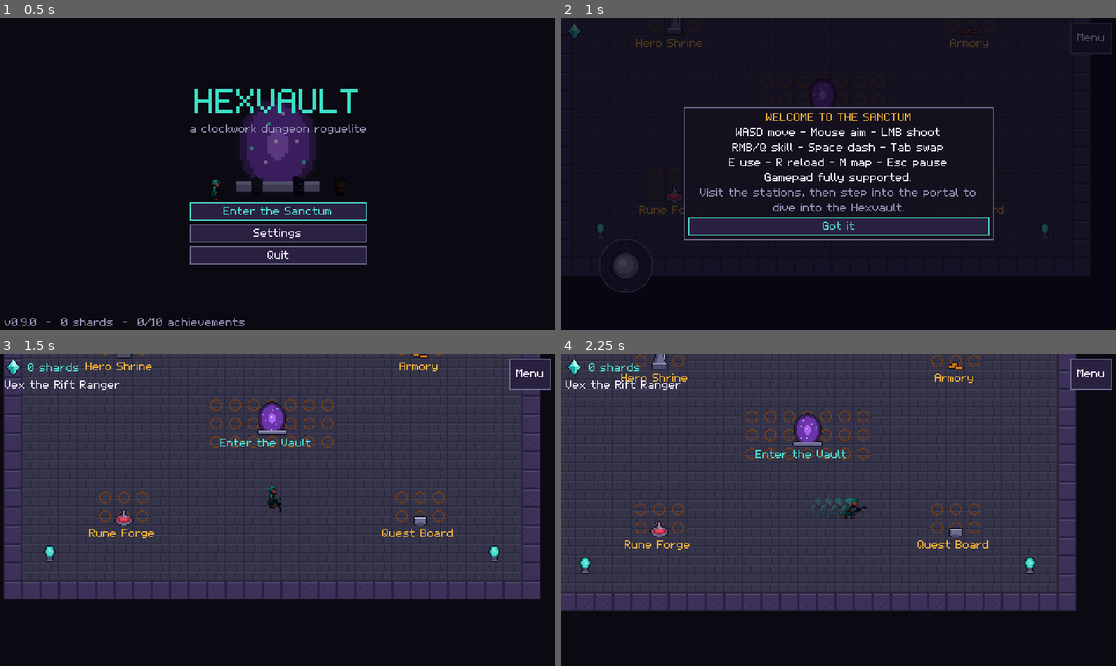
Above: before the commit, frames 1-4 (two rows, left to right).
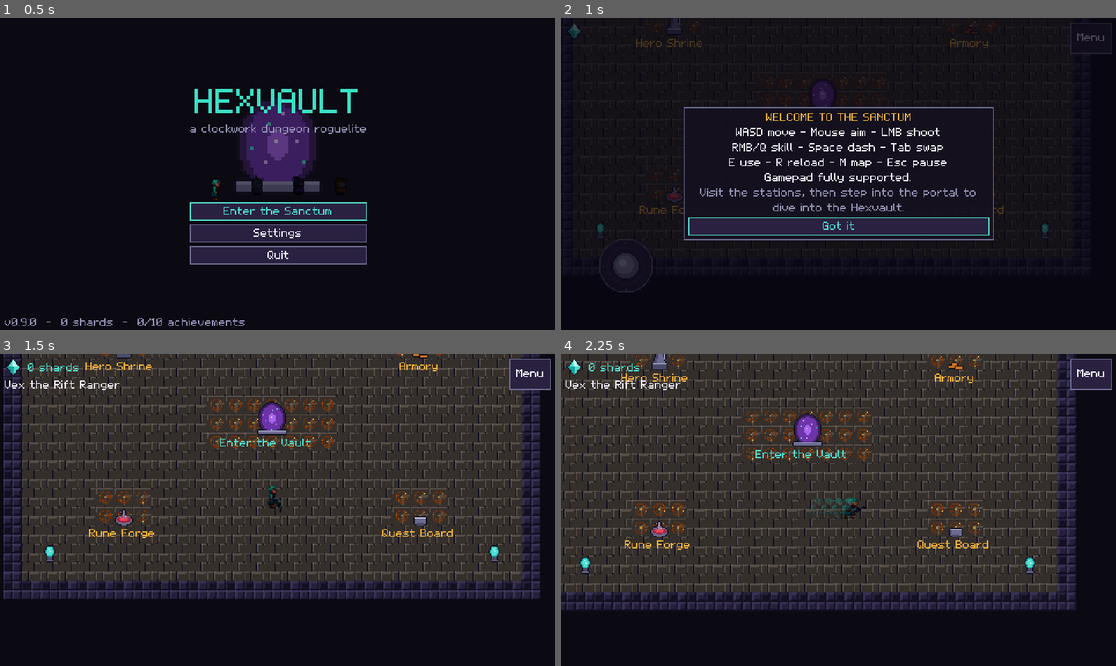
Above: after the commit, the same moments.

Repository: hieudtse160939/hexvault
Game: Godot game, scene res://scenes/main.tscn
Two runs of this game, one before a commit and one after it. Both use one fixed random seed, a clock stepped at 60 frames per second and the inputs below.
Inputs (mouse positions are in pixels of both pictures, inside the frame that each line leads up to):
- Up to frame 1 (0.5 s): no input
- Up to frame 2 (1 s): click "Enter the Sanctum" at 0.5 s
- Up to frame 3 (1.5 s): click "Got it" at 1.25 s
- Up to frame 4 (2.25 s): tap Enter (ui_accept) at 2 s; move the mouse to (960, 494) at 2.02 s; hold D (move_right) from 2.03 s (still down); tap Space (dash) at 2.1 s; click (960, 494) at 2.17 s

Frame 1 is identical in both runs. In frame 2, less than 0.1% of the frame differs, in the area x 16-79%, y 1-58%; in frame 3, 53%; in frame 4, 53%, in the area x 0-93%, y 0-83%.

Commit message:
Vertical slice: HD dungeon tileset and HD Bastion Golem
- tools/artgen/hd/tiles.py: 16 tiles at 64 px (same index contract), low
  contrast bevelled flagstones, lit brick wall faces, lamp/banner/rune tiles
- Tiles reads the atlas density from the manifest and the tile layers scale
  by 1/density, so cells stay 16 world units (collision, nav unchanged)
- tools/artgen/hd/enemies/golem.py: 128 px golem with idle/move/attack
  (glowing rune wind-up, raised fist)/hurt/death (crumbles to rubble)
- Enemies stand HD art on its feet pivot; SpriteLib.fit_icon sizes HD icons
  in the HUD and armory

Co-Authored-By: Claude Opus 5.5 <noreply@anthropic.com>
Claude-Session: https://claude.ai/code/session_01AYP4JEoju8Biw7rrLr8TEW

Diff:
--- a/scripts/autoload/sprite_lib.gd
+++ b/scripts/autoload/sprite_lib.gd
@@ -86,6 +86,28 @@
 	return pivot_world(key) - frame_size_world(key) / 2.0
 
 
+## Shows sprite `key` (first frame) on a TextureRect at its world size times
+## `scale_mul`, so HD and 16 px art appear the same size in menus and HUD.
+func fit_icon(rect: TextureRect, key: String, scale_mul: float = 1.0) -> void:
+	if key == "" or not (SpriteManifest.has_sprite(key) or SpriteManifest.has_image(key)):
+		rect.texture = null
+		return
+	rect.texture = texture(key) if SpriteManifest.has_image(key) else still(key)
+	rect.expand_mode = TextureRect.EXPAND_IGNORE_SIZE
+	rect.stretch_mode = TextureRect.STRETCH_KEEP_ASPECT_CENTERED
+	var sz: Vector2 = (frame_size_world(key) if SpriteManifest.has_sprite(key) else
+			Vector2(rect.texture.get_size()) / density(key)) * scale_mul
+	rect.custom_minimum_size = sz
+	rect.size = sz
+	if is_hd(key):
+		rect.texture_filter = CanvasItem.TEXTURE_FILTER_LINEAR
+		if rect.material == null:
+			FX.make_flashable(rect)
+	else:
+		rect.texture_filter = CanvasItem.TEXTURE_FILTER_PARENT_NODE
+		rect.material = null
+
+
 ## Frame size in world units.
 func frame_size_world(key: String) -> Vector2:
 	return Vector2(frame_size(key)) / density(key)
--- a/scripts/entities/enemy.gd
+++ b/scripts/entities/enemy.gd
@@ -42,6 +42,7 @@
 var _summons: Array[Enemy] = []
 var _mat: ShaderMaterial
 var _think: float = 0.0
+var _sprite_base: Vector2 = Vector2.ZERO  # sprite offset (HD art stands on its feet pivot)
 
 
 static func create(d: EnemyData, is_elite: bool, floor_i: int, diff: int, seed_value: int) -> Enemy:
@@ -81,6 +82,10 @@
 	add_child(sh)
 	sprite = AnimatedSprite2D.new()
 	SpriteLib.apply(sprite, data.sprite)
+	if SpriteLib.is_hd(data.sprite):
+		# stand HD art on its feet pivot at the shadow line
+		_sprite_base = Vector2(0, sh.position.y - (5.0 if data.flying else 0.0)) - SpriteLib.pivot_from_centre_world(data.sprite)
+	sprite.position = _sprite_base
 	sprite.play(&"idle")
 	_mat = FX.make_flashable(sprite)
 	if elite:
@@ -438,9 +443,9 @@
 func _animate(p: Player) -> void:
 	if state in [S.WINDUP, S.ATTACK, S.STAGGER]:
 		if state == S.WINDUP:
-			sprite.position = Vector2(_rng.randf_range(-0.6, 0.6), 0).round()
-		return
-	sprite.position = Vector2.ZERO
+			sprite.position = _sprite_base + Vector2(_rng.randf_range(-0.6, 0.6), 0).round()
+		return
+	sprite.position = _sprite_base
 	var want: StringName = &"move" if velocity.length() > 8.0 else &"idle"
 	if sprite.animation != want and sprite.animation != &"hurt":
 		sprite.play(want)
--- a/scripts/ui/armory_panel.gd
+++ b/scripts/ui/armory_panel.gd
@@ -29,7 +29,7 @@
 		var w: WeaponData = Db.weapon(id)
 		var row: HBoxContainer = HBoxContainer.new()
 		var icon: TextureRect = TextureRect.new()
-		icon.texture = SpriteLib.still("weapon_" + id)
+		SpriteLib.fit_icon(icon, "weapon_" + id)
 		icon.custom_minimum_size = Vector2(26, 12)
 		row.add_child(icon)
 		var name_l: Label = UiTheme.label(w.display_name, w.rarity_color())
--- a/scripts/ui/hud.gd
+++ b/scripts/ui/hud.gd
@@ -115,14 +115,14 @@
 		return
 	var w: Weapon = player.current_weapon()
 	if w != null:
-		_weapon_icon.texture = SpriteLib.still("weapon_" + w.data.id)
+		SpriteLib.fit_icon(_weapon_icon, "weapon_" + w.data.id)
 		_weapon_name.text = w.data.display_name
 		_weapon_name.add_theme_color_override("font_color", w.data.rarity_color())
 		_on_ammo(w.ammo, w.data.magazine, w.reloading)
 	var alt: Weapon = null
 	if player.weapons.size() > 1:
 		alt = player.weapons[(player.current + 1) % player.weapons.size()]
-	_alt_icon.texture = SpriteLib.still("weapon_" + alt.data.id) if alt != null else null
+	SpriteLib.fit_icon(_alt_icon, "weapon_" + alt.data.id if alt != null else "")
 
 
 func _on_ammo(cur: int, mx: int, reloading: bool) -> void:
--- a/scripts/world/level.gd
+++ b/scripts/world/level.gd
@@ -29,10 +29,12 @@
 	floor_layer.name = "Floor"
 	floor_layer.tile_set = Tiles.tileset()
 	floor_layer.collision_enabled = false
+	floor_layer.scale = Tiles.layer_scale()
 	add_child(floor_layer)
 	wall_layer = TileMapLayer.new()
 	wall_layer.name = "Walls"
 	wall_layer.tile_set = Tiles.tileset()
+	wall_layer.scale = Tiles.layer_scale()
 	add_child(wall_layer)
 	entities = Node2D.new()
 	entities.name = "Entities"
--- a/scripts/world/tiles.gd
+++ b/scripts/world/tiles.gd
@@ -1,7 +1,10 @@
 class_name Tiles
 extends RefCounted
-## Dungeon TileSet built in code from assets/tiles/dungeon.png.
-## Atlas indices are the contract with tools/artgen/world.py::tileset().
+## Dungeon TileSet built in code from the "tiles_dungeon" manifest image.
+## Atlas indices are the contract with tools/artgen/hd/tiles.py::tileset().
+## The atlas may be drawn at any pixel density: tiles are density * SIZE px and
+## the tile layers are scaled by 1 / density (layer_scale()), so cells stay
+## SIZE world units.
 
 const SIZE: int = 16
 const COLS: int = 8
@@ -26,19 +29,28 @@
 	return Vector2i(index % COLS, index / COLS)
 
 
+static func density() -> int:
+	return maxi(int(SpriteLib.density("tiles_dungeon")), 1)
+
+
+static func layer_scale() -> Vector2:
+	return Vector2.ONE / float(density())
+
+
 static func tileset() -> TileSet:
 	if _tileset != null:
 		return _tileset
+	var px: int = SIZE * density()
 	var ts: TileSet = TileSet.new()
-	ts.tile_size = Vector2i(SIZE, SIZE)
+	ts.tile_size = Vector2i(px, px)
 	ts.add_physics_layer()
 	ts.set_physics_layer_collision_layer(0, 1)  # "world"
 	ts.set_physics_layer_collision_mask(0, 0)
 	var src: TileSetAtlasSource = TileSetAtlasSource.new()
-	src.texture = load("res://assets/tiles/dungeon.png") as Texture2D
-	src.texture_region_size = Vector2i(SIZE, SIZE)
+	src.texture = SpriteLib.texture("tiles_dungeon")
+	src.texture_region_size = Vector2i(px, px)
 	ts.add_source(src, 0)
-	var h: float = SIZE / 2.0
+	var h: float = px / 2.0
 	var square: PackedVector2Array = [Vector2(-h, -h), Vector2(h, -h), Vector2(h, h), Vector2(-h, h)]
 	for i: int in 16:
 		var c: Vector2i = coords(i)
Not shown, changed: assets/manifest.json
Binary file removed: assets/sprites/enemies/golem.png
Binary file added: assets/sprites/enemies/hd/golem.png
Not shown, changed: assets/sprites/enemies/hd/golem.png.import
Binary file removed: assets/tiles/dungeon.png
Binary file added: assets/tiles/dungeon_hd.png
Not shown, changed: assets/tiles/dungeon_hd.png.import
Not shown, changed: docs/qa/asset_qa_report.md
Not shown, changed: tools/artgen/build.py
Not shown, added: tools/artgen/hd/enemies/__init__.py
Not shown, added: tools/artgen/hd/enemies/golem.py
Not shown, changed: tools/artgen/hd/hd_registry.py
(and 1 more such lines)
